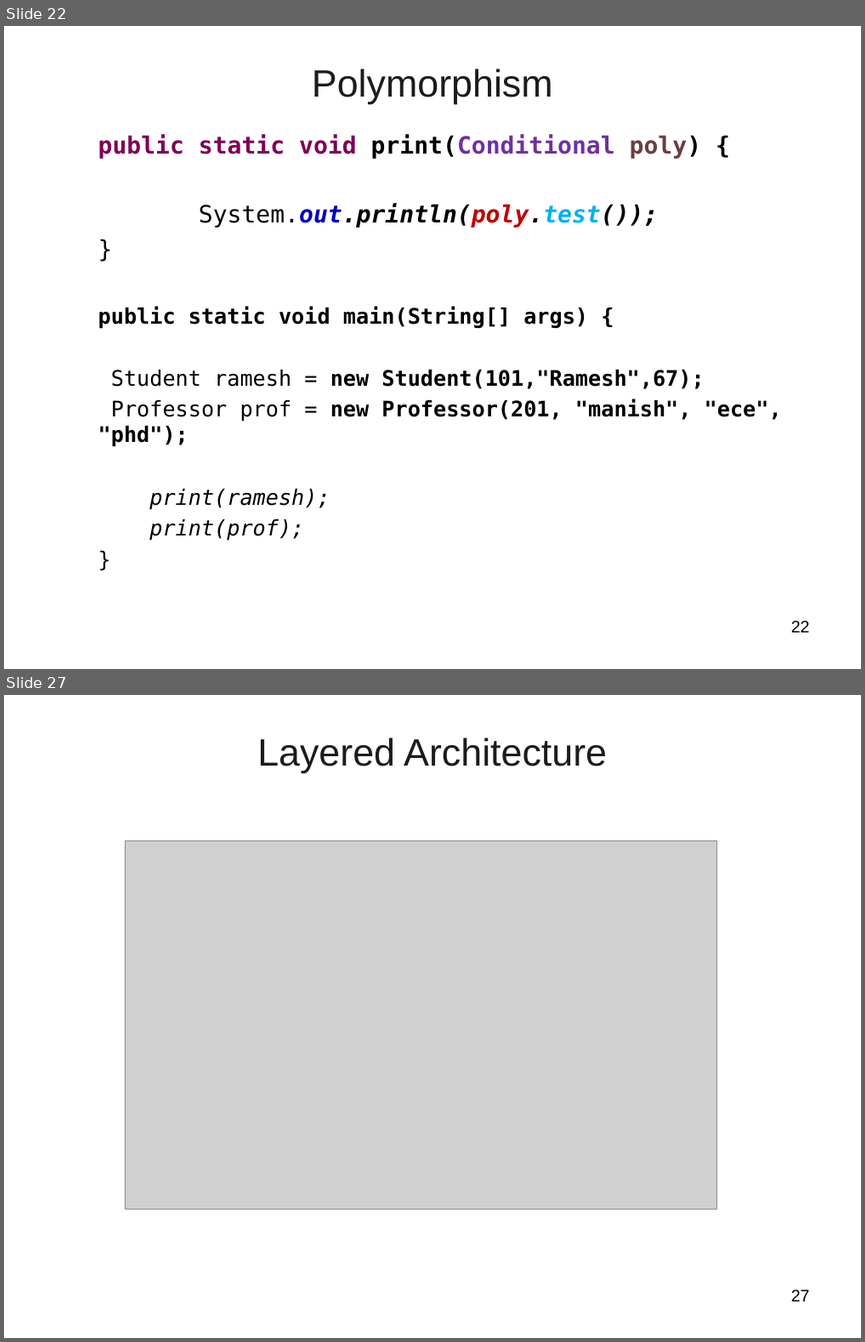
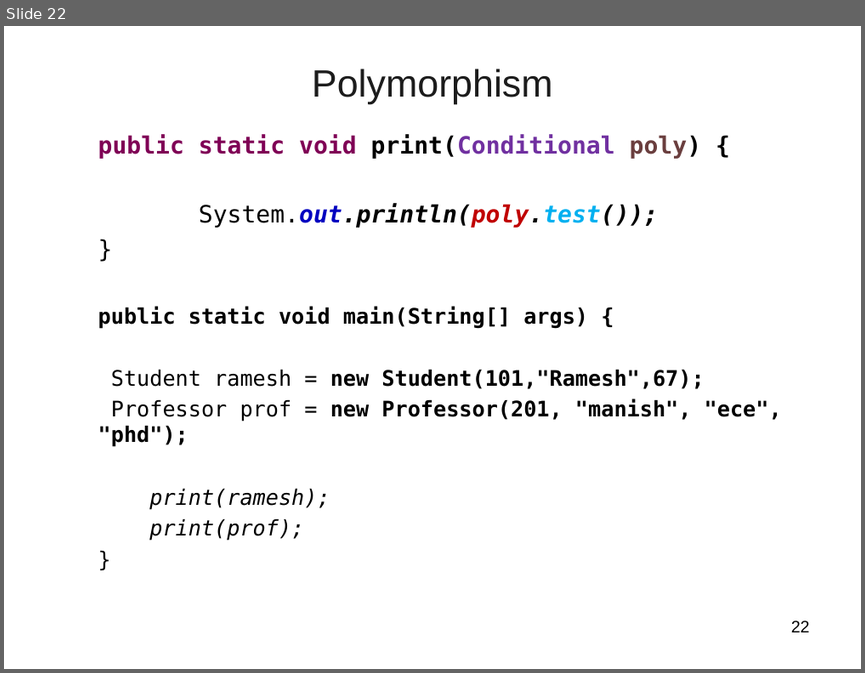
Before and after one commit to vatsanTraining/training_sept_2023, a slide deck: Java_Day_Two.ppt. Shown one above the other, each under a label of ours: slides 22 and 27 before the commit, slide 22 after it; the slides between them are not shown. The pictures are 865x1342 and 865x673 pixels, drawn with LibreOffice and Linux fonts; fonts in the diff are those of the drawing; grey boxes stand for pictures; background and template pictures are left out. Boxes give left, top, right and bottom in pixels: in the first picture for what was removed or moved away, otherwise in the second. Text is boxed around its words. In the diff, an @@ line names an element or a change of style, - is before the commit and + after.

```diff
--- a/Java_Day_Two.ppt
+++ b/Java_Day_Two.ppt
@@ slide 27 removed at box(4, 695, 861, 1338), background picture (left out) @@
@@ title removed at box(257, 737, 607, 773) @@
-Layered Architecture
@@ picture removed at box(126, 840, 717, 1209) @@
@@ page number removed at box(791, 1289, 810, 1301) @@
-27
```
Also in this commit, not shown: 62 slides added, 4 other slides removed, 5 other files.
